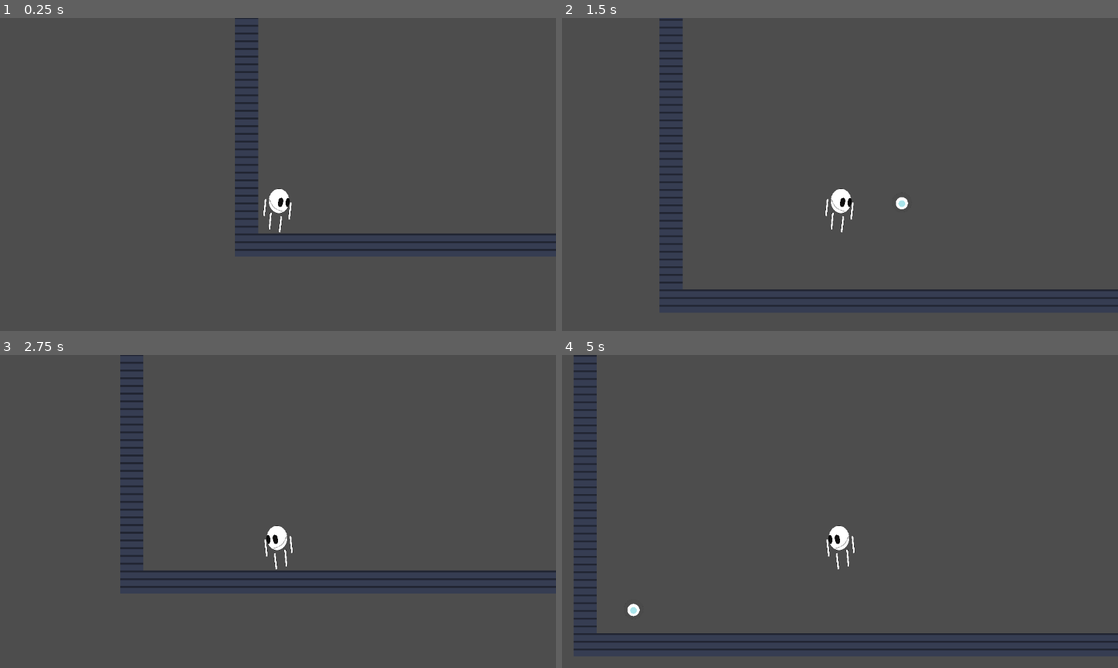
Above: before the commit, frames 1-4 (two rows, left to right).
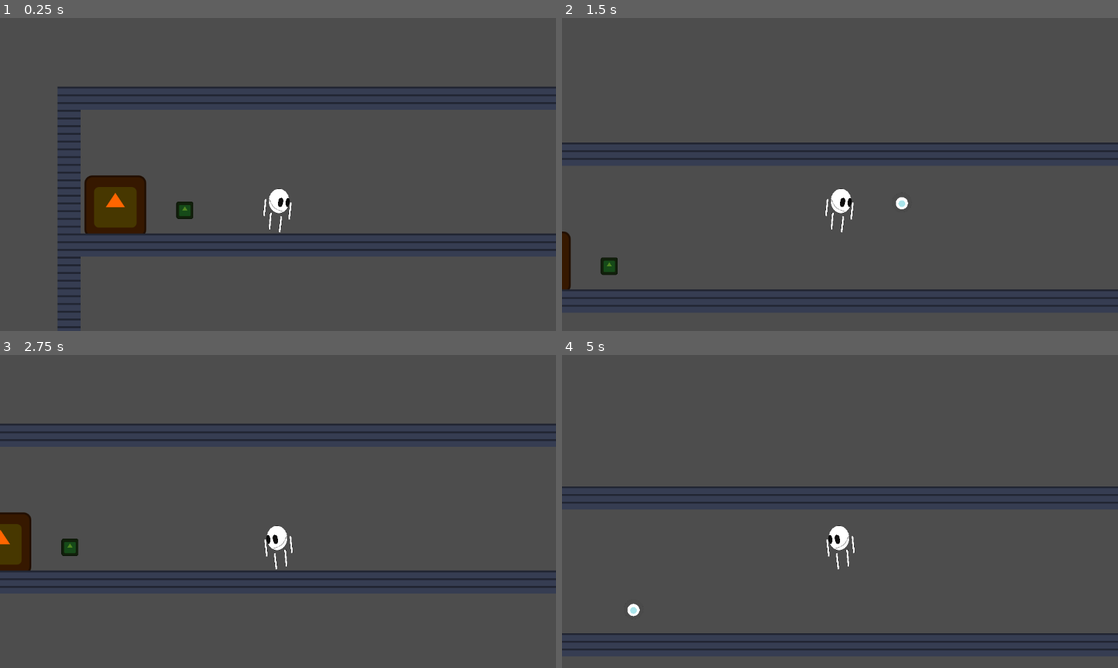
Above: after the commit, the same moments.

Repository: ragegaming23/book-of-souls
Game: Godot game, scene res://levels/Level 1_IceWorld/Ice World.tscn
Same seed, same stepped clock (60 frames per second), same inputs: the game is played once before the commit and once after it. This scene is started directly instead of the project's main scene. The engine's default icon, where the game draws it, is replaced by a stand-in: a white triangle on a blue panel in a dark square.
Inputs (mouse positions are in pixels of both pictures, inside the frame that each line leads up to):
- Up to frame 1 (0.25 s): no input
- Up to frame 2 (1.5 s): tap Enter at 0.5 s; move the mouse to (962, 158) at 0.52 s; hold D (move_right) from 0.53 s (still down); tap Shift (Dash) at 0.6 s; tap Space (jump) at 0.77 s; move the mouse to (728, 190) at 1.27 s; click (728, 190) at 1.35 s
- Up to frame 3 (2.75 s): tap Space (jump) at 1.52 s; move the mouse to (333, 442) at 2.02 s; release D (move_right) at 2.03 s; hold A (move_left) from 2.03 s (still down); tap Shift (Dash) at 2.1 s
- Up to frame 4 (5 s): move the mouse to (812, 574) at 2.77 s; release A (move_left) at 2.78 s; hold D (move_right) 2.78-4.28 s; click (812, 574) at 2.85 s; tap Space (jump) at 3.02, 3.77, 4.52 s; move the mouse to (1006, 558) at 3.52 s; tap Shift (Dash) at 3.6 s; move the mouse to (673, 464) at 4.27 s; hold A (move_left) from 4.28 s (still down); click (673, 464) at 4.35 s

The runs differ from the first frame. In frame 1, 6.3% of the frame differs, in the area x 10-100%, y 0-100%; in frame 2, 3.8%; in frame 3, 4.5%; in frame 4, 3.0%.

Commit message:
fixed power up text

Diff:
--- a/Player/Pickups/dash_power_up.tscn
+++ b/Player/Pickups/dash_power_up.tscn
@@ -11,21 +11,11 @@
 
 [node name="Icon" type="Sprite2D" parent="."]
 modulate = Color(0.31540853, 0.53051853, 0.133111, 1)
-position = Vector2(-16, 0)
-scale = Vector2(0.0625, 0.5)
-texture = ExtResource("2_kjj2t")
-
-[node name="Icon2" type="Sprite2D" parent="."]
-modulate = Color(0.0615454, 0.52473426, 2.8878452e-07, 1)
-position = Vector2(8, 0)
-scale = Vector2(0.0625, 0.5)
+scale = Vector2(0.2734375, 0.28125)
 texture = ExtResource("2_kjj2t")
 
 [node name="CollisionShape2D" type="CollisionShape2D" parent="."]
 shape = SubResource("RectangleShape2D_31ls6")
-
-[node name="Animation" type="Timer" parent="."]
-autostart = true
 
 [node name="unlocked text" type="Label" parent="."]
 visible = false
@@ -37,4 +27,3 @@
 press shift or square to dash"
 
 [connection signal="body_entered" from="." to="." method="_on_body_entered"]
-[connection signal="timeout" from="Animation" to="." method="_on_animation_timeout"]
--- a/Player/Pickups/double_jump_upgrade.gd
+++ b/Player/Pickups/double_jump_upgrade.gd
@@ -7,5 +7,7 @@
 func _on_body_entered(body: Node2D) -> void:
 	if body.is_in_group("Player"):
 		body.CanDoubleJump = true
+		$Icon.set_visible(false)
+		$"unlocked text".set_visible(true)
+		await get_tree().create_timer(10).timeout
 		queue_free()
-		$"unlocked text".set_visible(true)
--- a/Player/Pickups/wall_jump_upgrade.gd
+++ b/Player/Pickups/wall_jump_upgrade.gd
@@ -7,5 +7,7 @@
 func _on_body_entered(body: Node2D) -> void:
 	if body.is_in_group("Player"):
 		body.CanWallClimb = true
+		$Icon.set_visible(false)
+		$"unlocked text".set_visible(true)
+		await get_tree().create_timer(10).timeout
 		queue_free()
-		$"unlocked text".set_visible(true)
--- a/area_2d.gd
+++ b/area_2d.gd
@@ -10,13 +10,7 @@
 func _on_body_entered(body: Node2D) -> void:
 	if body.is_in_group("Player"):
 		body.CanDash = true
+		$Icon.set_visible(false)
+		$"unlocked text".set_visible(true)
+		await get_tree().create_timer(10).timeout
 		queue_free()
-		$"unlocked text".set_visible(true)
-
-
-func _on_animation_timeout() -> void:
-	$Icon.set_visible(true)
-	$Icon2.set_visible(false)
-	await get_tree().create_timer(3).timeout
-	$Icon.set_visible(false)
-	$Icon2.set_visible(true)
--- a/levels/Level 1_IceWorld/Ice World.tscn
+++ b/levels/Level 1_IceWorld/Ice World.tscn
@@ -113,7 +113,7 @@
 [node name="IceWorld" type="Node2D"]
 
 [node name="CharacterBody2D" parent="." instance=ExtResource("2_77y3e")]
-position = Vector2(88, -56)
+position = Vector2(456, -832)
 
 [node name="TileMapLayer" type="TileMapLayer" parent="."]
 tile_map_data = PackedByteArray("AAAAAAAAAgABAAAAAAABAAAAAgACAAAAAAACAAAAAgADAAAAAAADAAAAAgAEAAAAAAAEAAAAAgAFAAAAAAAFAA …(32192 unchanged characters)…
